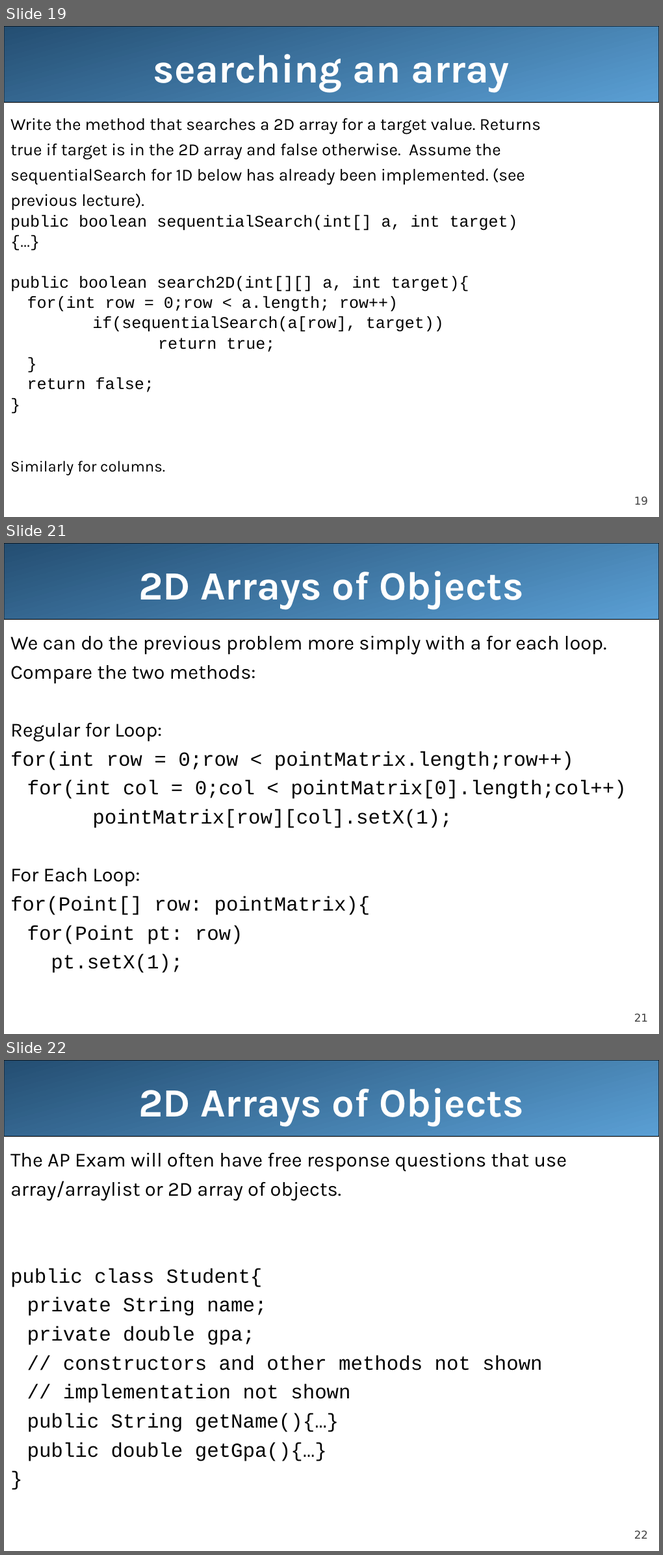
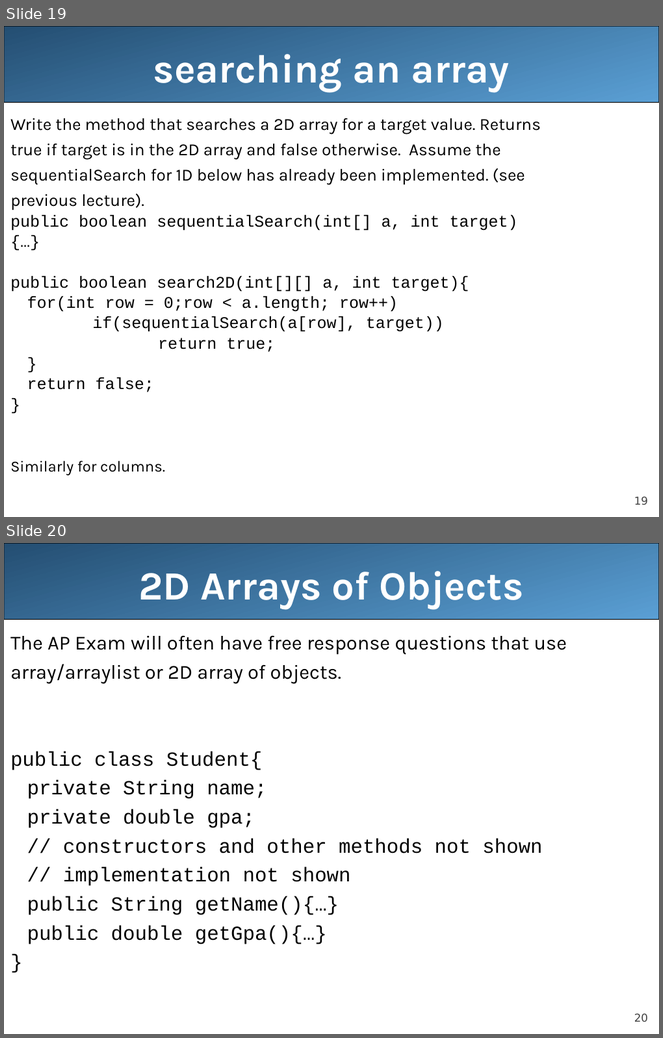
Before and after one commit to LongBaoNguyen/longbaonguyen.github.io, a slide deck: courses/apcsa/lecture20.ppt. Shown one above the other, each under a label of ours: slides 19, 21 and 22 before the commit, slides 19 and 20 after it; the slides between them are not shown. The pictures are 663x1555 and 663x1038 pixels, drawn with LibreOffice and Linux fonts; fonts in the diff are those of the drawing. Boxes give left, top, right and bottom in pixels: in the first picture for what was removed or moved away, otherwise in the second. Text is boxed around its words. In the diff, an @@ line names an element or a change of style, - is before the commit and + after.

```diff
--- a/courses/apcsa/lecture20.ppt
+++ b/courses/apcsa/lecture20.ppt
@@ slide 21 removed at box(4, 543, 659, 1034), background #FFFFFF; not listed: 2 template elements that a slide beside it also shows @@
@@ title removed at box(139, 571, 523, 609) @@
-2D Arrays of Objects
@@ text removed at box(10, 635, 626, 973) @@
-We can do the previous problem more simply with a for each loop.
-Compare the two methods:
-Regular for Loop:
-for(int row = 0;row < pointMatrix.length;row++)
-for(int col = 0;col < pointMatrix[0].length;col++)
-pointMatrix[row][col].setX(1);
-For Each Loop:
-for(Point[] row: pointMatrix){
-for(Point pt: row)
-pt.setX(1);
@@ what was slide 22 is now slide 20 @@
@@ page number at box(634, 1014, 648, 1022): text changed @@
-22
+20
```
Also in this commit, not shown: 2 slides changed, 2 slides added, 2 other files.
